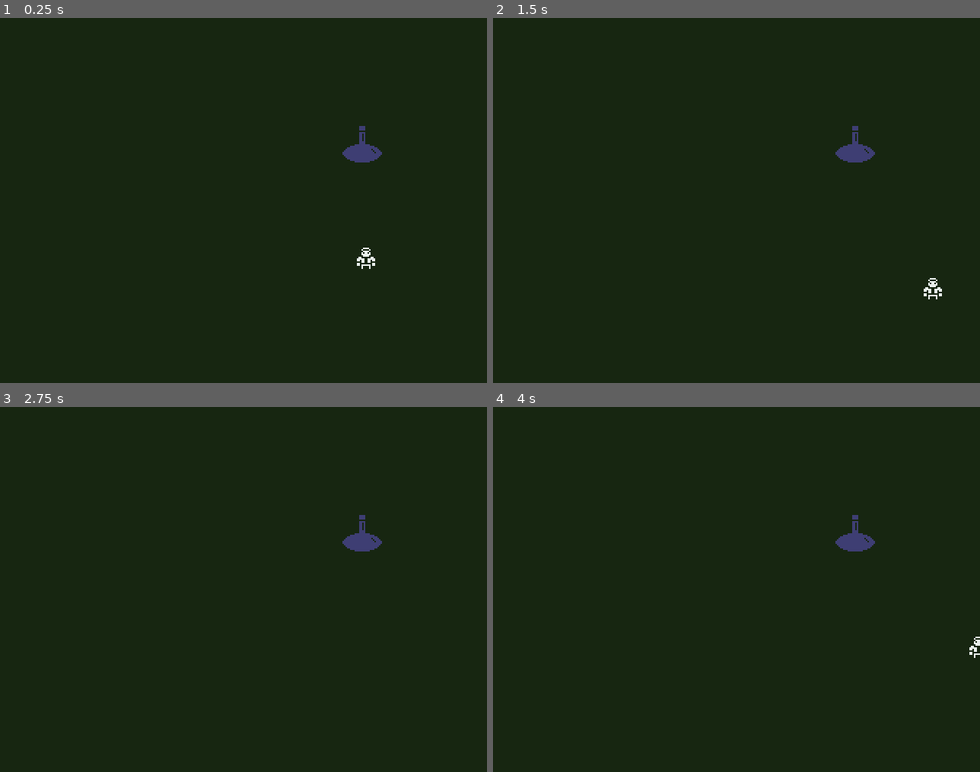
Above: before the commit, frames 1-4 (two rows, left to right).
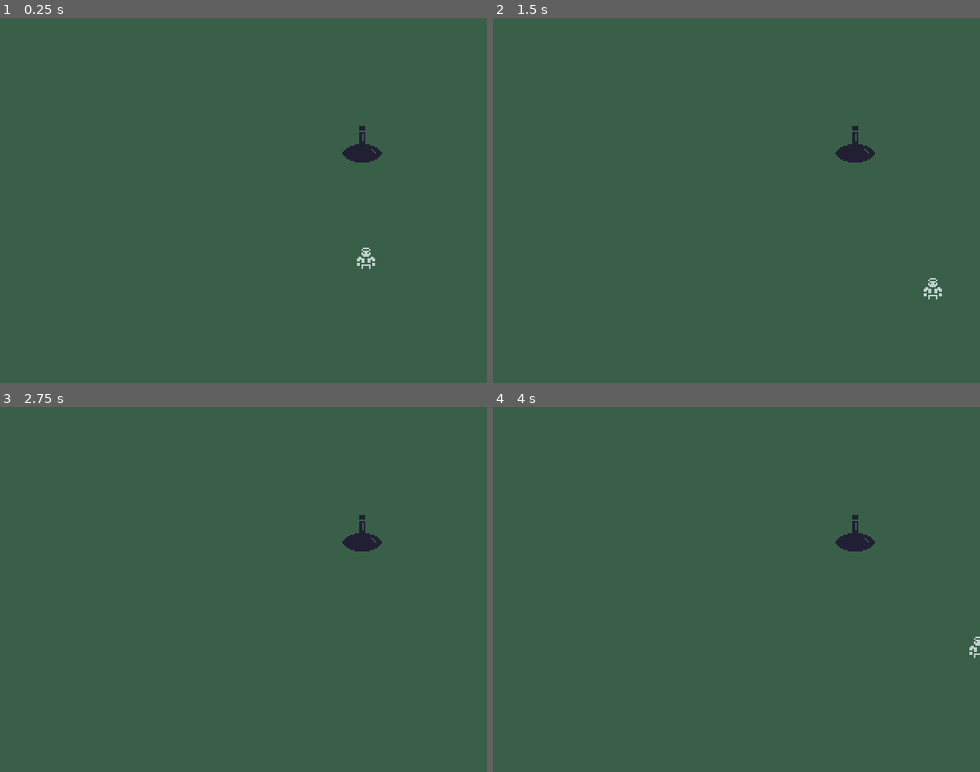
Above: after the commit, the same moments.

Repository: discolingua/godot-inventory-panel
Game: Godot game, scene res://Scenes/GameWorld.tscn
Same seed, same stepped clock (60 frames per second), same inputs: the game is played once before the commit and once after it.
Inputs (mouse positions are in pixels of both pictures, inside the frame that each line leads up to):
- Up to frame 1 (0.25 s): no input
- Up to frame 2 (1.5 s): tap Enter (ui_accept) at 0.5, 0.77 s; move the mouse to (853, 145) at 0.52 s; hold Right (ui_right) 0.53-1.28 s; click (853, 145) at 0.67 s; move the mouse to (639, 218) at 1.27 s; hold Down (ui_down) from 1.28 s (still down); click (639, 218) at 1.42 s
- Up to frame 3 (2.75 s): tap Enter (ui_accept) at 1.52 s; move the mouse to (292, 509) at 2.02 s; release Down (ui_down) at 2.03 s; hold Right (ui_right) from 2.03 s (still down); click (292, 509) at 2.17 s
- Up to frame 4 (4 s): tap Enter (ui_accept) at 2.75, 3.02, 3.5, 3.77 s; move the mouse to (712, 662) at 2.77 s; release Right (ui_right) at 2.78 s; hold Up (ui_up) 2.78-3.53 s; click (712, 662) at 2.92 s; move the mouse to (882, 644) at 3.52 s; hold Left (ui_left) from 3.53 s (still down); click (882, 644) at 3.67 s

The runs differ from the first frame. In frame 1, 100% of the frame differs, in the area x 0-100%, y 0-100%; in frame 2, 100%; in frame 3, 100%; in frame 4, 100%.

Commit message:
potion grabby + nicer colors

Diff:
--- a/Scenes/GUI.tscn
+++ b/Scenes/GUI.tscn
@@ -23,17 +23,10 @@
 margin_top = 0.00299978
 margin_right = -0.0840149
 margin_bottom = -3.017
-color = Color( 0.1995, 0.35, 0.217058, 1 )
+color = Color( 0.631373, 0.623529, 0.486275, 1 )
 __meta__ = {
 "_edit_use_anchors_": false
 }
-
-[node name="sprGrid" type="Sprite" parent="."]
-position = Vector2( 0, -1.00001 )
-texture = ExtResource( 1 )
-centered = false
-region_enabled = true
-region_rect = Rect2( 0, 0, 128, 128 )
 
 [node name="Area2D" type="Area2D" parent="."]
 position = Vector2( -8, -7 )
@@ -41,3 +34,10 @@
 [node name="CollisionShape2D" type="CollisionShape2D" parent="Area2D"]
 position = Vector2( 73, 72 )
 shape = SubResource( 1 )
+
+[node name="sprGrid" type="Sprite" parent="Area2D"]
+position = Vector2( 8, 5.99999 )
+texture = ExtResource( 1 )
+centered = false
+region_enabled = true
+region_rect = Rect2( 0, 0, 128, 128 )
--- a/Scenes/GameWorld.tscn
+++ b/Scenes/GameWorld.tscn
@@ -6,11 +6,11 @@
 
 [node name="GameWorld" type="Node2D"]
 
-[node name="BackGround" type="ColorRect" parent="."]
+[node name="Background" type="ColorRect" parent="."]
 margin_right = 320.0
 margin_bottom = 240.0
 mouse_filter = 2
-color = Color( 0.0941176, 0.152941, 0.0705882, 1 )
+color = Color( 0.227451, 0.376471, 0.290196, 1 )
 __meta__ = {
 "_edit_use_anchors_": false
 }
@@ -18,7 +18,6 @@
 [node name="GUI" parent="." instance=ExtResource( 2 )]
 
 [node name="Player" parent="." instance=ExtResource( 1 )]
-visible = true
 position = Vector2( 241, 157 )
 
 [node name="Potion" parent="." instance=ExtResource( 3 )]
--- a/Scenes/Player.tscn
+++ b/Scenes/Player.tscn
@@ -7,7 +7,6 @@
 extents = Vector2( 0.874997, 0.777781 )
 
 [node name="Player" type="KinematicBody2D"]
-visible = false
 collision_layer = 257
 collision_mask = 257
 script = ExtResource( 1 )
--- a/Scripts/Player.gd
+++ b/Scripts/Player.gd
@@ -8,8 +8,10 @@
 const MAX_SPEED = 100
 const FRICTION = 800
 
+export var cursorTexture : ImageTexture = ImageTexture.new()
 
 var state : int = STATES.IDLE
+
 
 # store most recent non-zero movement input for setting attack direction
 var velocity : Vector2 = Vector2.ZERO
@@ -43,7 +45,7 @@
 	var _i = readMovement()
 	if _i != Vector2.ZERO:
 		lastVelocity = _i
-		velocity = move_and_slide(_i * MAX_SPEED)
+		velocity += move_and_slide(_i * MAX_SPEED)
 	else:
 		velocity = velocity.move_toward(Vector2.ZERO, FRICTION * delta)
 		state = STATES.IDLE
@@ -61,6 +63,7 @@
 			self.visible = false
 			state = STATES.INVENTORY
 
+
 func manageInventory() -> void:
 	if Input.is_action_just_pressed("ui_accept"):
 		MainInventoryBox.visible = false
--- a/Scripts/Potion.gd
+++ b/Scripts/Potion.gd
@@ -3,12 +3,13 @@
 
 var isHovering : bool = false
 
+
 func _input(event):
-    if event is InputEventMouseButton \
-    and event.button_index == BUTTON_LEFT \
-    and event.is_pressed() \
+	if event is InputEventMouseButton \
+	and event.button_index == BUTTON_LEFT \
+	and event.is_pressed() \
 	and isHovering:
-        self.on_click()
+		self.on_click()
 
 func _on_Potion_mouse_entered():
 	isHovering = true
@@ -21,4 +22,6 @@
 
 
 func on_click():
-    print("Click")
+	print("Click")
+	Input.set_custom_mouse_cursor(load("res://Images/big-potion.png"))
+	queue_free()
Binary file changed: Images/32x-bk-grid.png
Binary file added: Images/big-potion.png
Not shown, added: Images/big-potion.png.import
Binary file changed: Images/colored-transparent-75.png
Binary file changed: Images/potion.png
